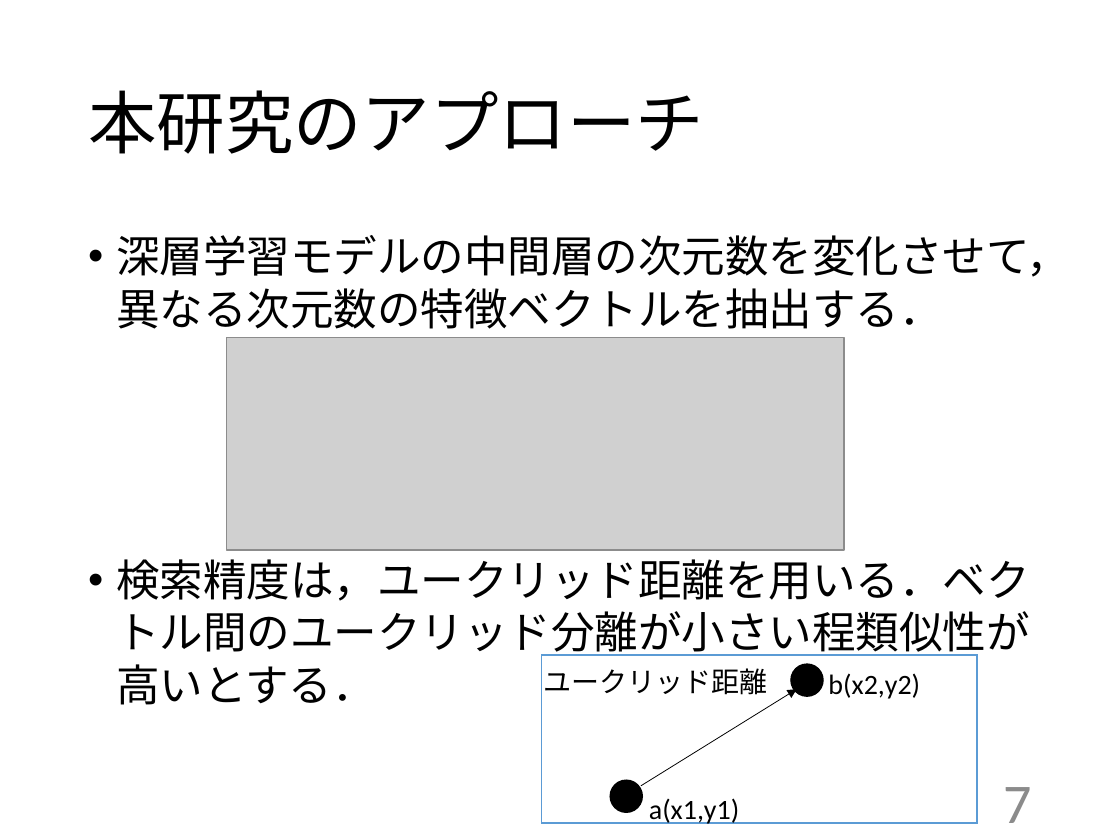
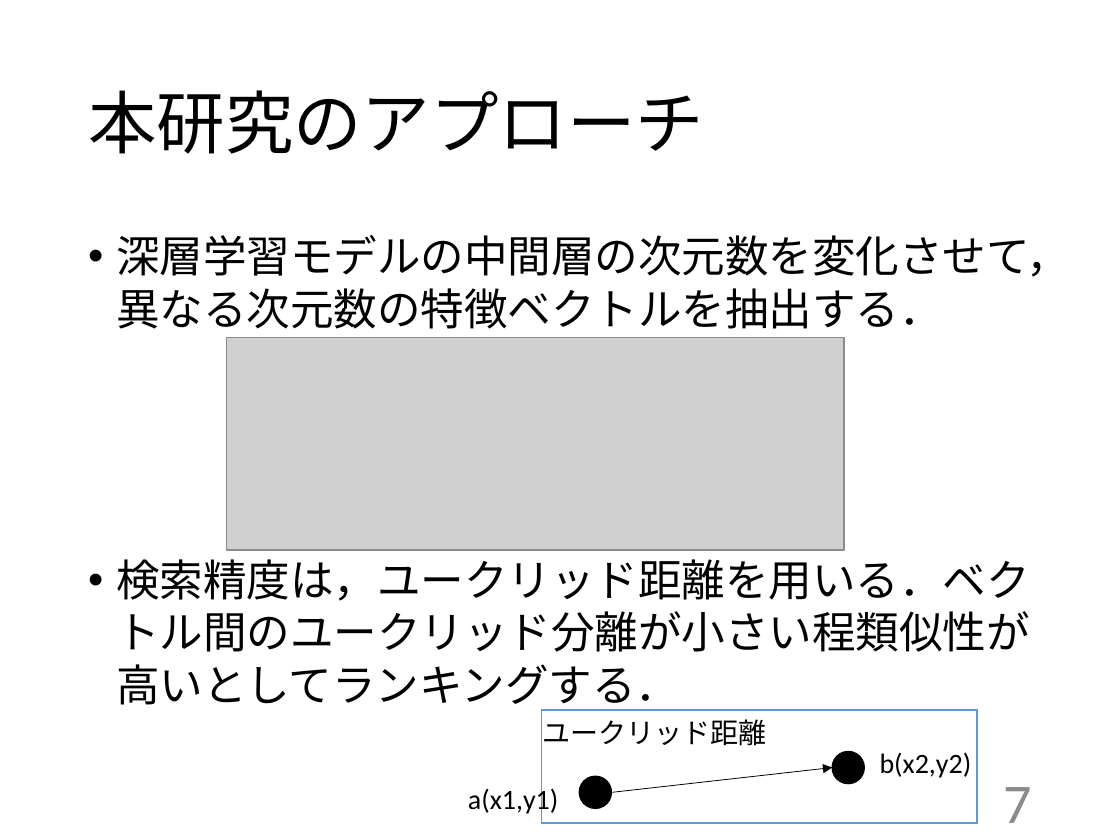
Before and after one commit to kait-takanolab/1821005-yoshioka-thesis, a slide deck: slide 7 of 卒研発表/1821005_yoshioka_thesis.pptx. Drawn at 1120x840 pixels with LibreOffice and Linux fonts; fonts in the diff are those of the drawing; grey boxes stand for pictures. Boxes give left, top, right and bottom in pixels: in the first picture for what was removed or moved away, otherwise in the second. Text is boxed around its words. In the diff, an @@ line names an element or a change of style, - is before the commit and + after.

```diff
--- a/卒研発表/1821005_yoshioka_thesis.pptx
+++ b/卒研発表/1821005_yoshioka_thesis.pptx
@@ text at <box>116,559,1029,712</box>: text changed @@
-• 検索精度は，ユークリッド距離を用いる．ベクトル間のユークリッド分離が小さい程類似性が高いとする．
+• 検索精度は，ユークリッド距離を用いる．ベクトル間のユークリッド分離が小さい程類似性が高いとしてランキングする．
@@ text "ユークリッド距離": place and size @@
-text "ユークリッド距離" at <box>544,668,768,695</box>
+text "ユークリッド距離" at <box>542,719,766,746</box>
@@ rectangle: place and size @@
-rectangle at <box>542,655,978,823</box>
+rectangle at <box>542,710,978,823</box>
@@ text "b(x2,y2)": place and size @@
-text "b(x2,y2)" at <box>828,673,920,699</box>
+text "b(x2,y2)" at <box>880,752,972,778</box>
@@ text "a(x1,y1)" rewrapped from <box>649,798,739,824</box> to <box>468,786,558,816</box> @@
@@ ellipse: place and size @@
-ellipse at <box>610,781,643,813</box>
+ellipse at <box>579,776,612,809</box>
@@ arrow moved from (641, 786) - (796, 689) to (613, 792) - (832, 767) @@
@@ ellipse: place and size @@
-ellipse at <box>791,664,823,697</box>
+ellipse at <box>832,752,865,784</box>
```
Also in this commit, not shown: 6 other slides changed.
